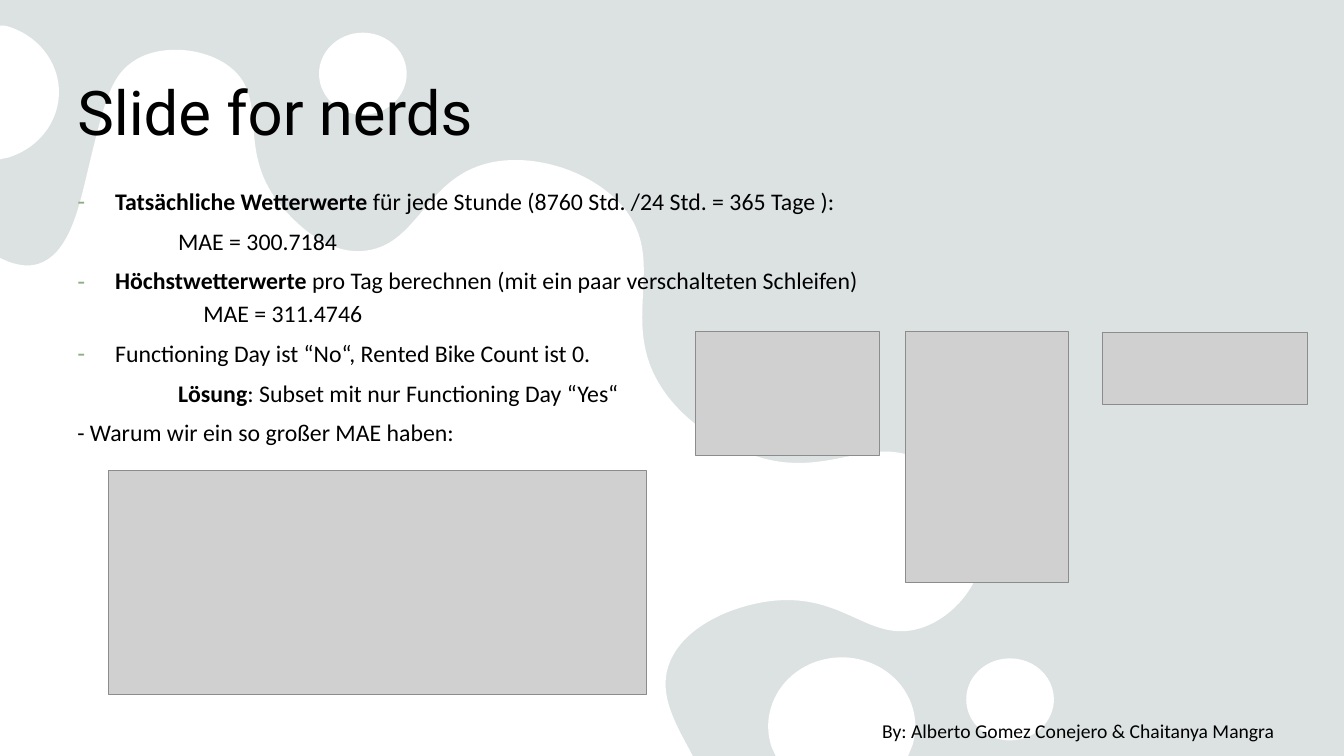
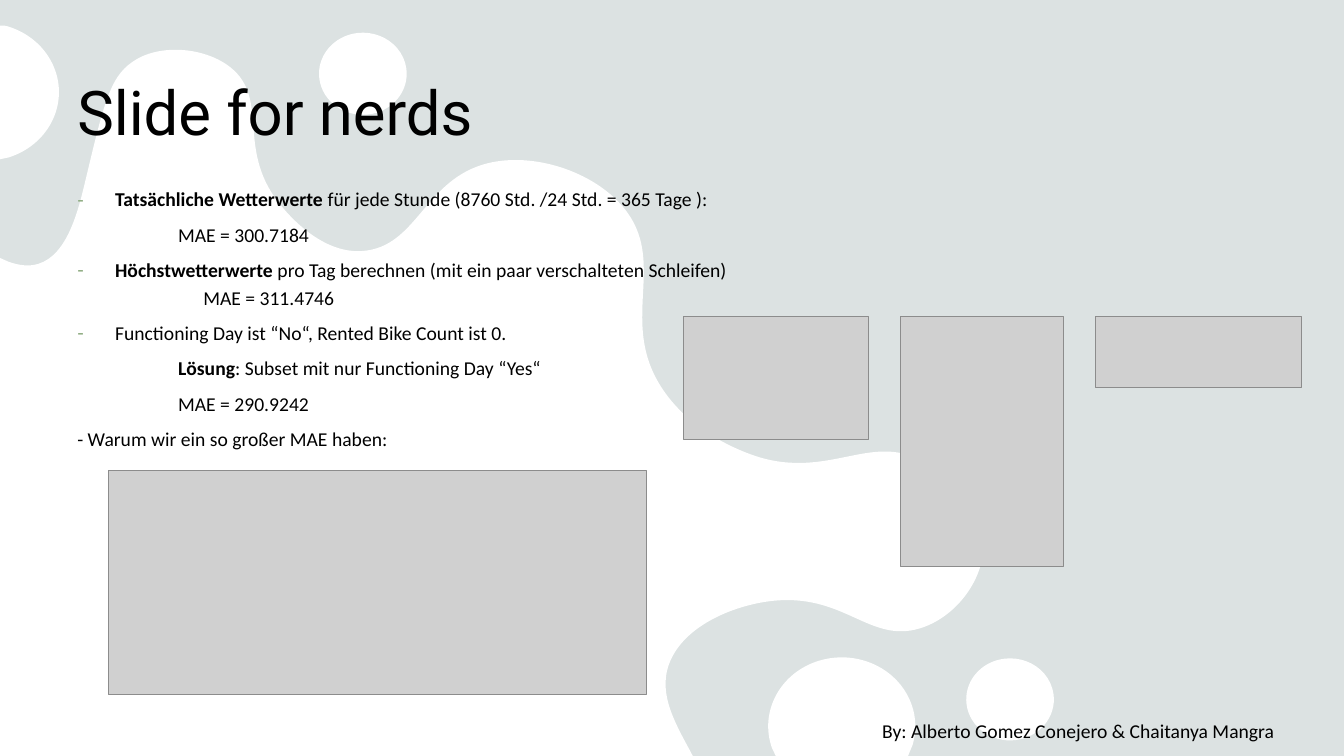
Before and after one commit to CMangra/BikeData, a slide deck: slide 6 of Seoul_Bike_Sharing_Demand.pptx. Drawn at 1344x756 pixels with LibreOffice and Linux fonts; fonts in the diff are those of the drawing; grey boxes stand for pictures. Boxes give left, top, right and bottom in pixels: in the first picture for what was removed or moved away, otherwise in the second. Text is boxed around its words. In the diff, an @@ line names an element or a change of style, - is before the commit and + after.

Commit message:
Powerpoint corrected

```diff
--- a/Seoul_Bike_Sharing_Demand.pptx
+++ b/Seoul_Bike_Sharing_Demand.pptx
@@ text at (x1=88, y1=192, x2=727, y2=450): size 17 to 14 pt @@
@@ picture moved from (x1=696, y1=332, x2=880, y2=456) to (x1=685, y1=317, x2=869, y2=441) @@
@@ picture moved from (x1=906, y1=332, x2=1069, y2=583) to (x1=901, y1=317, x2=1064, y2=568) @@
@@ picture moved from (x1=1103, y1=333, x2=1309, y2=404) to (x1=1096, y1=317, x2=1302, y2=388) @@
@@ text at (x1=178, y1=398, x2=308, y2=411): paragraph added @@
+MAE = 290.9242
```
